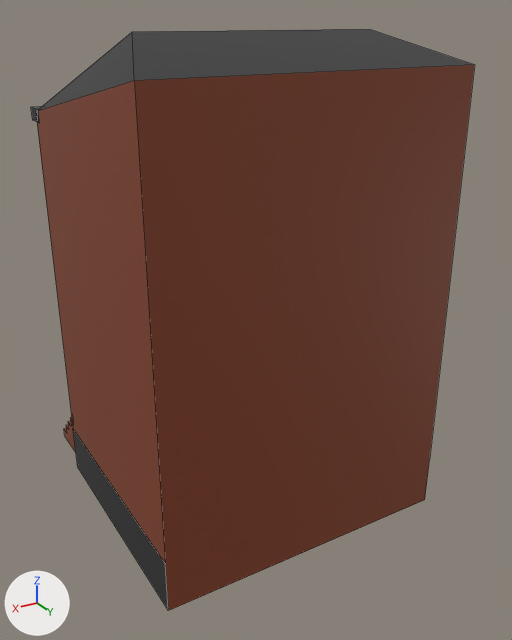
An edit to the OBJ model res/models/Buildings/Jazz/JazzNormal2.obj, drawn before and after from the same camera.
Rendered twice from a 50 mm camera at (6.53, 11.35, 9.55) aimed at (-0.31, -0.04, 3.85). Every picture has the same lights, and +X, +Y and +Z are marked at lower left. Mesh edges are drawn as thin lines. Where no turn or scale is listed for an object, it has been applied to the vertices.

In view in the first picture: 'ZwyklyZwykly.001'.
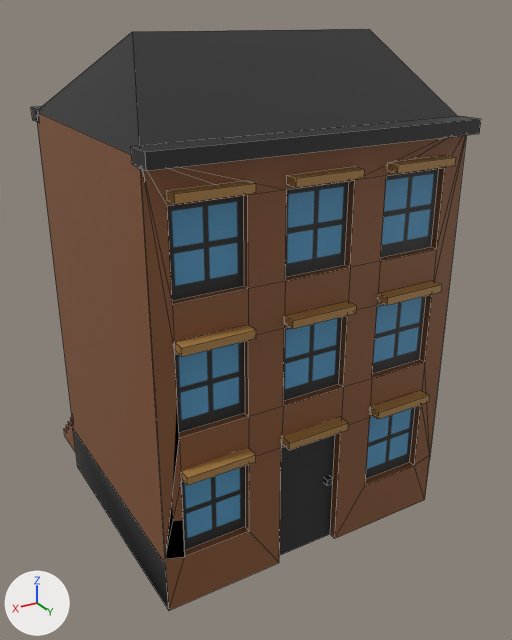
Boxes (x1, y1, x2, y2) around the edits, measured in the pictures (512 x 640 px):
'ZwyklyZwykly.001', reshaped
    before: (31, 29, 474, 611)
    after: (31, 29, 481, 610)
part 1 of me_zwyklyzwykly_001, added (black)
    after: (131, 116, 481, 171)
part 2 of me_zwyklyzwykly_001, added (brown)
    after: (167, 180, 256, 204)
part 3 of me_zwyklyzwykly_001, added (brown)
    after: (287, 167, 365, 187)
part 4 of me_zwyklyzwykly_001, added (brown)
    after: (387, 155, 456, 174)
part 5 of me_zwyklyzwykly_001, added (brown)
    after: (174, 324, 256, 357)
part 6 of me_zwyklyzwykly_001, added (brown)
    after: (285, 301, 357, 329)
part 7 of me_zwyklyzwykly_001, added (brown)
    after: (378, 280, 442, 305)
part 8 of me_zwyklyzwykly_001, added (brown)
    after: (181, 448, 256, 485)
part 9 of me_zwyklyzwykly_001, added (brown)
    after: (370, 390, 430, 419)
part 10 of me_zwyklyzwykly_001, added (brown)
    after: (282, 417, 349, 450)
part 11 of me_zwyklyzwykly_001, added
    after: (324, 476, 333, 486)
part 12 of me_zwyklyzwykly_001, built on
    before: (38, 29, 474, 611)
    after: (38, 29, 466, 610)

Diff of the bpy script that builds the scene:
```diff
--- a/res/models/Buildings/Jazz/JazzNormal2.obj.py
+++ b/res/models/Buildings/Jazz/JazzNormal2.obj.py
@@ me_zwyklyzwykly_001 @@
-me_zwyklyzwykly_001.from_pydata(...)  # 192 vertices, 152 faces; spans x -3.03..3.01, y -4.02..2.5, z -0.04..9.32
+me_zwyklyzwykly_001.from_pydata(...)  # 351 vertices, 285 faces; spans x -3.03..3.03, y -4.02..2.77, z -0.04..9.32
+# me_zwyklyzwykly_001 part 1: the loose piece of 8 vertices spanning x -3.03..3.01, y -2.77..-2.29, z 7.71..7.96 is copied, and the copy is turned -180 degrees about the z axis through the mesh origin; it spans x -3.01..3.03, y 2.29..2.77, z 7.71..7.96
+# me_zwyklyzwykly_001 part 2: the loose piece of 8 vertices spanning x 1.38..2.65, y -2.68..-2.18, z 6.29..6.42 is copied, and the copy is scaled about its middle by (-1, -0.509, 1.04), then moved by (-0.01, 5.05, 0.93); it spans x 1.36..2.64, y 2.5..2.75, z 7.22..7.36
+# me_zwyklyzwykly_001 part 3: the loose piece of 8 vertices spanning x -0.58..0.7, y -2.68..-2.18, z 6.29..6.42 is copied, and the copy is scaled about its middle by (-1, -0.509, 1.04), then moved by (-0.02, 5.05, 0.93); it spans x -0.6..0.68, y 2.5..2.75, z 7.22..7.36
+# me_zwyklyzwykly_001 part 4: the loose piece of 8 vertices spanning x -2.53..-1.26, y -2.68..-2.18, z 6.29..6.42 is copied, and the copy is scaled about its middle by (-1, -0.509, 1.04), then moved by (-0.02, 5.05, 0.93); it spans x -2.55..-1.28, y 2.5..2.75, z 7.22..7.36
+# me_zwyklyzwykly_001 part 5: the loose piece of 8 vertices spanning x 1.38..2.65, y -2.68..-2.18, z 3.93..4.07 is copied, and the copy is scaled about its middle by (-1, -0.509, 1.04), then moved by (-0.01, 5.05, 1.01); it spans x 1.36..2.64, y 2.5..2.75, z 4.94..5.08
+# me_zwyklyzwykly_001 part 6: the loose piece of 8 vertices spanning x -0.58..0.7, y -2.68..-2.18, z 3.93..4.07 is copied, and the copy is scaled about its middle by (-1, -0.509, 1.04), then moved by (-0.02, 5.05, 1.01); it spans x -0.6..0.68, y 2.5..2.75, z 4.94..5.08
+# me_zwyklyzwykly_001 part 7: the loose piece of 8 vertices spanning x -2.53..-1.26, y -2.68..-2.18, z 3.93..4.07 is copied, and the copy is scaled about its middle by (-1, -0.509, 1.04), then moved by (-0.02, 5.05, 1.01); it spans x -2.55..-1.28, y 2.5..2.75, z 4.94..5.08
+# me_zwyklyzwykly_001 part 8: the loose piece of 8 vertices spanning x 2.38..2.5, y -2.43..-2.3, z 2.02..2.14 is copied, and the copy is scaled about its middle by (-10.3, -2.02, 1.14), then moved by (-0.44, 4.97, 0.64); it spans x 1.36..2.64, y 2.47..2.74, z 2.65..2.79
+# me_zwyklyzwykly_001 part 9: the loose piece of 8 vertices spanning x -2.53..-1.26, y -2.68..-2.34, z 1.58..1.72 is copied, and the copy is scaled about its middle by (-1, -0.785, 1.04), then moved by (-0.03, 5.11, 1.07); it spans x -2.56..-1.29, y 2.47..2.74, z 2.65..2.79
+# me_zwyklyzwykly_001 part 10: the loose piece of 8 vertices spanning x -0.58..0.7, y -2.68..-2.34, z 1.58..1.72 is copied, and the copy is scaled about its middle by (-1, -0.785, 1.04), then moved by (-0.01, 5.11, 1.07); it spans x -0.59..0.69, y 2.47..2.74, z 2.65..2.79
+# me_zwyklyzwykly_001 part 11: the loose piece of 8 vertices spanning x 2.38..2.5, y -2.43..-2.3, z 2.02..2.14 is copied, and the copy is scaled about its middle by (-1, -0.998, 1.04), then moved by (-2.9, 4.74, -0.7); it spans x -0.52..-0.4, y 2.31..2.44, z 1.31..1.44
+# me_zwyklyzwykly_001 part 12: 1 vertex moved within x 3.0, y 2.5, z 0.0; 2 vertices removed from x -3.0..3.0, y 2.5, z 8.79; 76 vertices added at x -3.0..3.0, y 2.34..2.5, z 0.0..7.82
 me_zwyklyzwykly_001.materials.append(mat_basictexture)
```
